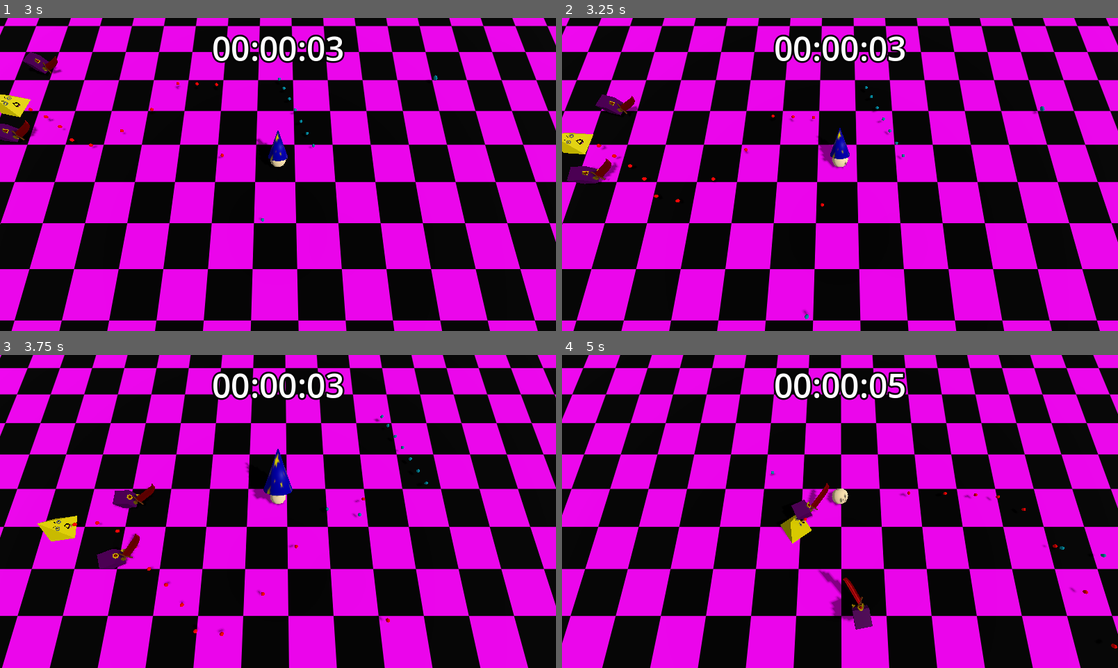
Above: before the commit, frames 1-4 (two rows, left to right).
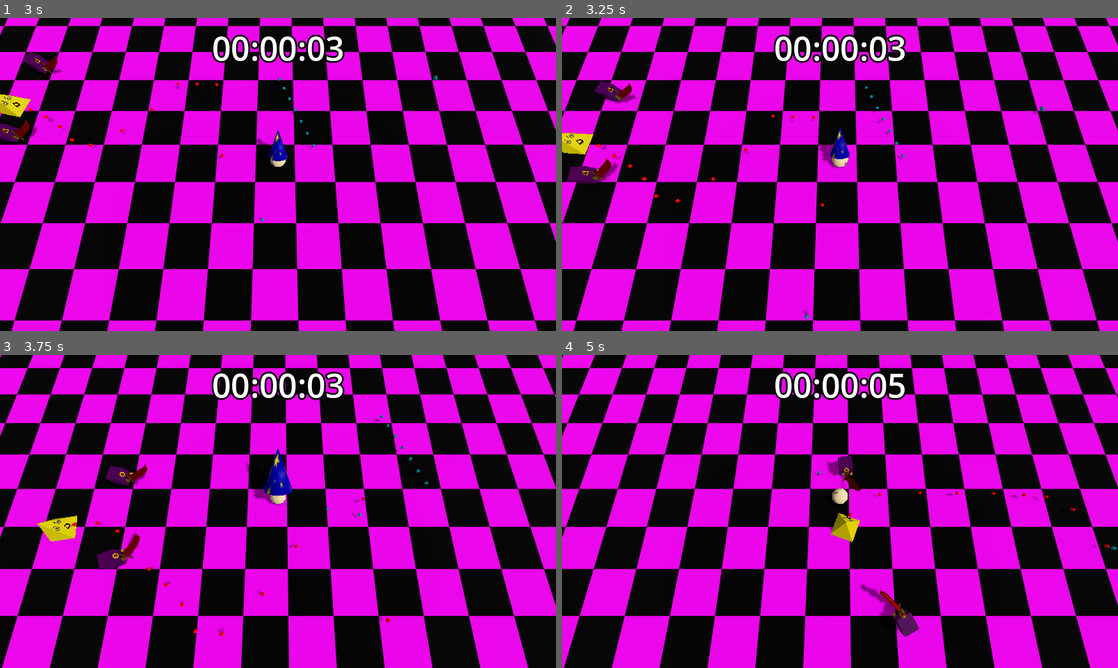
Above: after the commit, the same moments.

Repository: luce-ventress/no-mercy-bgj-2025
Game: Godot game, scene res://Maps/Level1.tscn
Two runs of this game, one before a commit and one after it. Both use one fixed random seed, a clock stepped at 60 frames per second and the inputs below. Sound files missing from this copy of the repository are replaced by a short silence.
Inputs (mouse positions are in pixels of both pictures, inside the frame that each line leads up to):
- Up to frame 1 (3 s): move the mouse to (400, 158) at 0.52 s; press the mouse at (400, 158) at 0.53 s; hold D (player_right) 0.53-1.28 s; move the mouse to (166, 190) at 1.27 s; release the mouse at (166, 190) at 1.28 s; hold S (player_backward) 1.28-2.03 s; click (166, 190) at 1.35 s; move the mouse to (333, 105) at 2.02 s; press the mouse at (333, 105) at 2.03 s; hold D (player_right) 2.03-2.78 s; move the mouse to (250, 237) at 2.77 s; release the mouse at (250, 237) at 2.78 s; hold W (player_forward) from 2.78 s (still down); click (250, 237) at 2.85 s
- Up to frame 2 (3.25 s): keep holding W (player_forward)
- Up to frame 3 (3.75 s): move the mouse to (444, 558) at 3.52 s; release W (player_forward) at 3.53 s; press the mouse at (444, 558) at 3.53 s; hold A (player_left) from 3.53 s (still down)
- Up to frame 4 (5 s): keep holding A (player_left); move the mouse to (673, 464) at 4.27 s; release the mouse at (673, 464) at 4.28 s; click (673, 464) at 4.35 s

Frame 1 is identical in both runs. In frame 2, 0.6% of the frame differs, in the area x 5-14%, y 20-32%; in frame 3, 0.6%; in frame 4, 81%, in the area x 0-100%, y 0-100%.

Commit message:
music, spawner

Diff:
--- a/Maps/Level1.tscn
+++ b/Maps/Level1.tscn
@@ -1,10 +1,12 @@
-[gd_scene load_steps=12 format=3 uid="uid://dhs00vouueblh"]
+[gd_scene load_steps=14 format=3 uid="uid://dhs00vouueblh"]
 
 [ext_resource type="PackedScene" uid="uid://bontx0lu6c4aw" path="res://Scenes/Player/PlayerPawn.tscn" id="1_l8wyv"]
 [ext_resource type="Texture2D" uid="uid://dw1nyaoxl2v5w" path="res://Assets/Textures/placeholder.png" id="1_ypajb"]
 [ext_resource type="PackedScene" uid="uid://bax3ulu7c3cic" path="res://Scenes/Projectiles/ProjectileBase.tscn" id="3_bv8d1"]
 [ext_resource type="PackedScene" uid="uid://buiud1ylj3qrj" path="res://Scenes/Enemies/MeleeEnemyPawn.tscn" id="4_ptu34"]
 [ext_resource type="PackedScene" uid="uid://6ihp42gfl11b" path="res://Scenes/Enemies/RangedEnemyPawn.tscn" id="5_7bilv"]
+[ext_resource type="Script" uid="uid://bwqto4w5wuh45" path="res://Scripts/Game/spawner.gd" id="6_5gvfm"]
+[ext_resource type="AudioStream" uid="uid://bhdcqwfjah5x0" path="res://Assets/Sound/Music/brnogamejam_2.wav" id="7_xd1hl"]
 
 [sub_resource type="StandardMaterial3D" id="StandardMaterial3D_bv8d1"]
 albedo_texture = ExtResource("1_ypajb")
@@ -89,3 +91,19 @@
 
 [node name="MeleeEnemy2" parent="." instance=ExtResource("4_ptu34")]
 transform = Transform3D(1, 0, 0, 0, 1, 0, 0, 0, 1, 11.8441, 0.0544602, -18.7119)
+
+[node name="Spawner" type="Node" parent="."]
+script = ExtResource("6_5gvfm")
+meleeEnemyScene = ExtResource("4_ptu34")
+rangedEnemyScene = ExtResource("5_7bilv")
+
+[node name="Timer" type="Timer" parent="Spawner"]
+wait_time = 3.0
+autostart = true
+
+[node name="MusicPlayer" type="AudioStreamPlayer" parent="."]
+stream = ExtResource("7_xd1hl")
+volume_db = -20.0
+autoplay = true
+
+[connection signal="timeout" from="Spawner/Timer" to="Spawner" method="_on_timer_timeout"]
